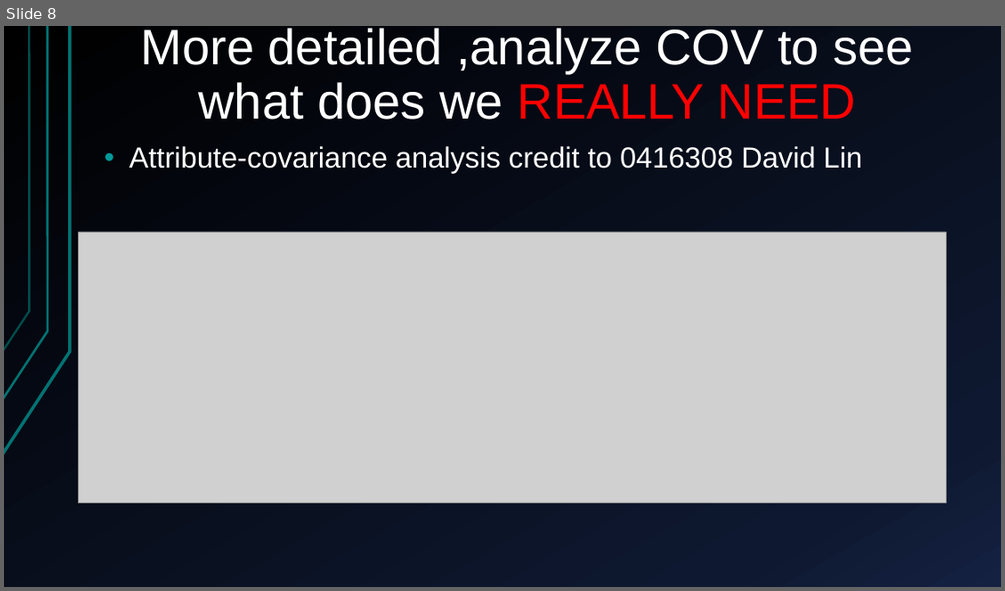
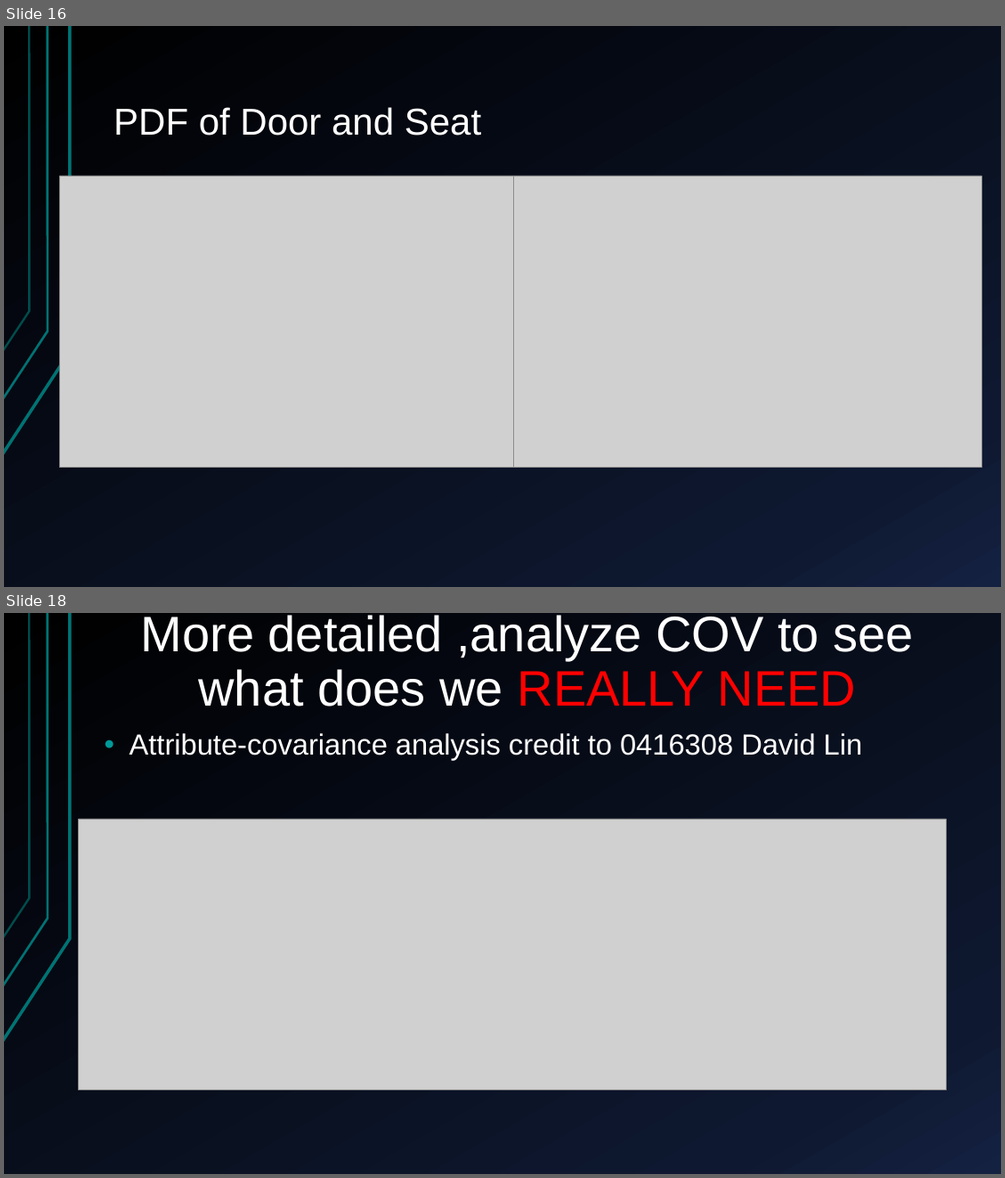
Before and after one commit to Alfons0329/Machine_Learning_Fall_2017, a slide deck: Final_proj/Presentation.pptx. Shown one above the other, each under a label of ours: slide 8 before the commit, slides 16 and 18 after it; the slides between them are not shown. The pictures are 1005x591 and 1005x1178 pixels, drawn with LibreOffice and Linux fonts; fonts in the diff are those of the drawing; grey boxes stand for pictures. Boxes give left, top, right and bottom in pixels: in the first picture for what was removed or moved away, otherwise in the second. Text is boxed around its words. In the diff, an @@ line names an element or a change of style, - is before the commit and + after.

```diff
--- a/Final_proj/Presentation.pptx
+++ b/Final_proj/Presentation.pptx
@@ slide 16 added at [4,26,1001,587], background gradient #000000 to #0F1931 to #142242; not listed: 3 template elements that a slide beside it also shows @@
@@ title added at [113,107,481,135], 36 pt, text #FFFFFF @@
+PDF of Door and Seat
@@ picture added at [60,176,514,467] @@
@@ picture added at [514,176,981,467] @@
@@ what was slide 8 is now slide 18 @@
```
Also in this commit, not shown: 10 slides changed, 15 other slides added, 3 slides removed, 5 other files.
